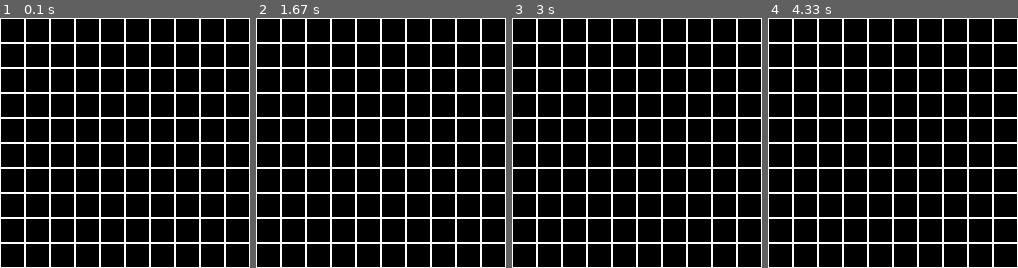
Above: before the commit, frames 1-4 (left to right).
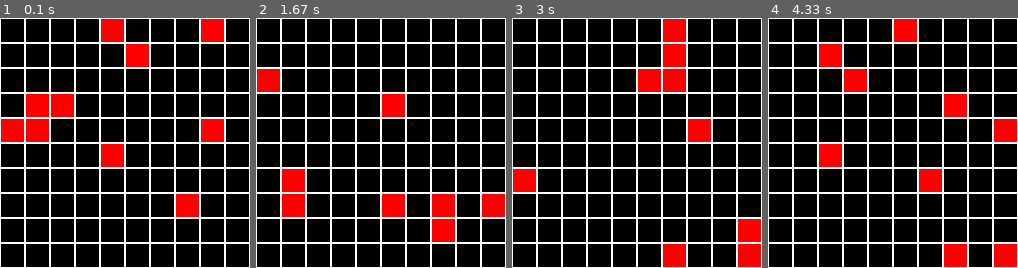
Above: after the commit, the same moments.

Repository: OraneOrveillon/minesweeper
Game: pygame game, started from main.py
Same seed, same stepped clock (60 frames per second), same inputs: the game is played once before the commit and once after it.
Inputs:
- Up to frame 1 (0.1 s): no input
- Up to frame 2 (1.67 s): no input
- Up to frame 3 (3 s): no input
- Up to frame 4 (4.33 s): no input

The runs differ from the first frame. In frame 1, 8.5% of the frame differs, in the area x 0-90%, y 0-80%; in frame 2, 6.8%; in frame 3, 7.6%; in frame 4, 7.6%.

Commit message:
Random mines

Diff:
--- a/cell.py
+++ b/cell.py
@@ -2,15 +2,13 @@
 
 from constants import CELL_SIZE
 
-
 class Cell(pygame.sprite.Sprite):
-
-    def __init__(self, screen, x, y):
+    def __init__(self, screen, x, y, color='black'):
         super().__init__()
         self.screen = screen
         self.image = pygame.Surface((CELL_SIZE, CELL_SIZE))
         pygame.draw.rect(self.image, 'white', pygame.Rect(0, 0, CELL_SIZE, CELL_SIZE))
-        pygame.draw.rect(self.image, 'black', pygame.Rect(1, 1, CELL_SIZE - 2, CELL_SIZE - 2))
+        pygame.draw.rect(self.image, color, pygame.Rect(1, 1, CELL_SIZE - 2, CELL_SIZE - 2))
         self.rect = self.image.get_rect(topleft=(x * CELL_SIZE, y * CELL_SIZE))
         self.returned = False
         self.flag = False
@@ -22,4 +20,4 @@
 
 class MinedCell(Cell):
     def __init__(self, screen, x, y):
-        super().__init__(screen, x, y)
+        super().__init__(screen, x, y, color='red')
--- a/game.py
+++ b/game.py
@@ -1,6 +1,9 @@
+from lib2to3.pgen2.token import NUMBER
 import pygame
+import random
 from cell import Cell
-from constants import NUMBER_OF_SIDE_CELLS
+from constants import NUMBER_OF_SIDE_CELLS, NUMBER_OF_MINES
+from cell import MinedCell
 
 class Game:
   def __init__(self, screen) -> None:
@@ -8,7 +11,18 @@
 
   def run(self):
     cells = []
+    mines_coords = []
+    for i in range (NUMBER_OF_MINES):
+      while True:
+        mine_coords = (random.randint(0, NUMBER_OF_SIDE_CELLS), random.randint(0, NUMBER_OF_SIDE_CELLS))
+        if not mines_coords.__contains__(mine_coords): break
+      mines_coords.append(mine_coords)
+
+
     for i in range(NUMBER_OF_SIDE_CELLS):
       for j in range(NUMBER_OF_SIDE_CELLS):
-        cells.append(Cell(self.screen, i, j))
+        if mines_coords.__contains__((i, j)):
+          cells.append(MinedCell(self.screen, i, j))
+        else:
+          cells.append(Cell(self.screen, i, j))
     cells = pygame.sprite.Group(cells).draw(self.screen)
